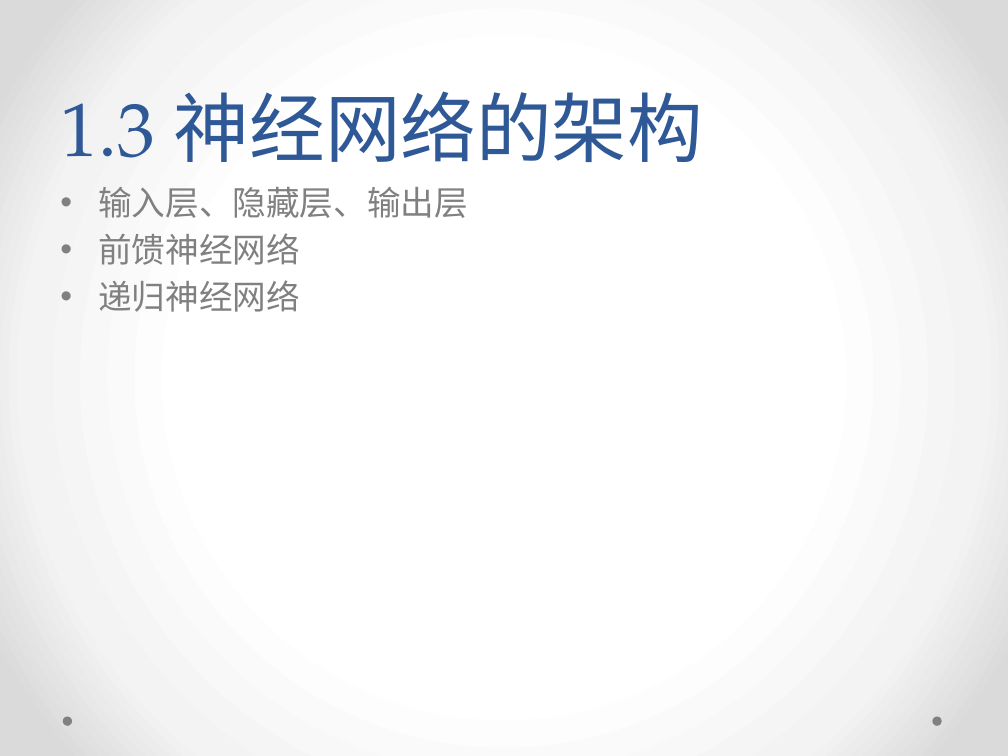
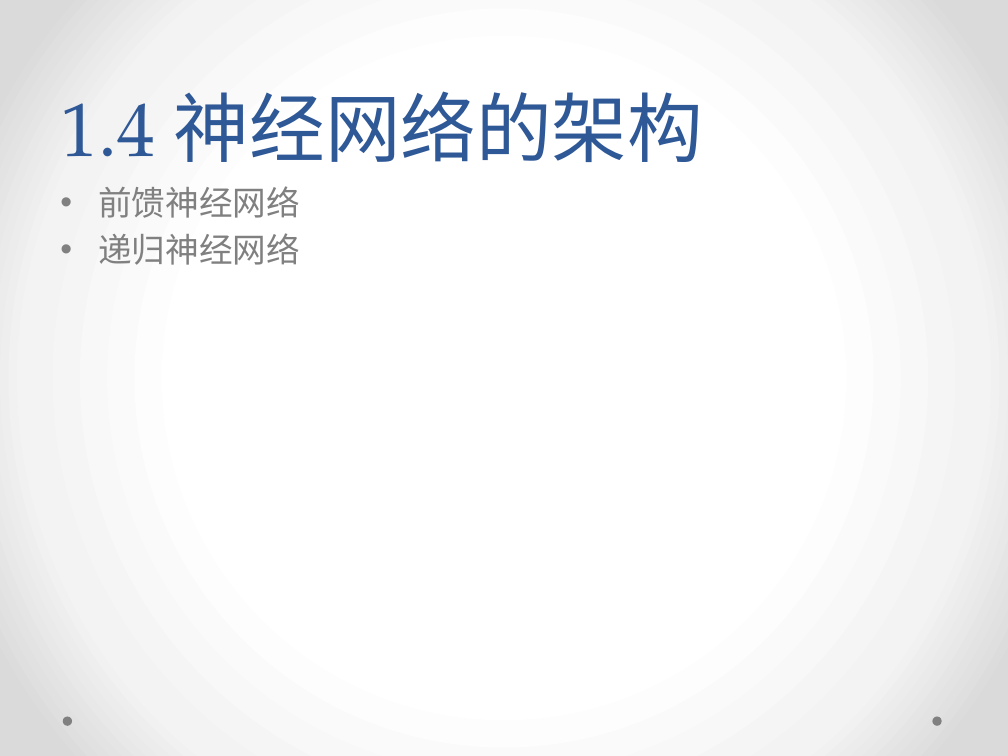
Before and after one commit to yish0000/neuralnetwork, a slide deck: slide 15 of 深度学习数学原理初探.pptx (slide 12 before the commit). Drawn at 1008x756 pixels with LibreOffice and Linux fonts; fonts in the diff are those of the drawing; background and template pictures are left out. Boxes give left, top, right and bottom in pixels: in the first picture for what was removed or moved away, otherwise in the second. Text is boxed around its words. In the diff, an @@ line names an element or a change of style, - is before the commit and + after.

```diff
--- a/深度学习数学原理初探.pptx
+++ b/深度学习数学原理初探.pptx
@@ title at (x1=60, y1=91, x2=703, y2=162): text changed @@
-1.3 神经网络的架构
+1.4 神经网络的架构
@@ text at (x1=98, y1=187, x2=468, y2=218): paragraph removed @@
-• 输入层、隐藏层、输出层
```
Also in this commit, not shown: 11 other slides changed, 3 slides added.
